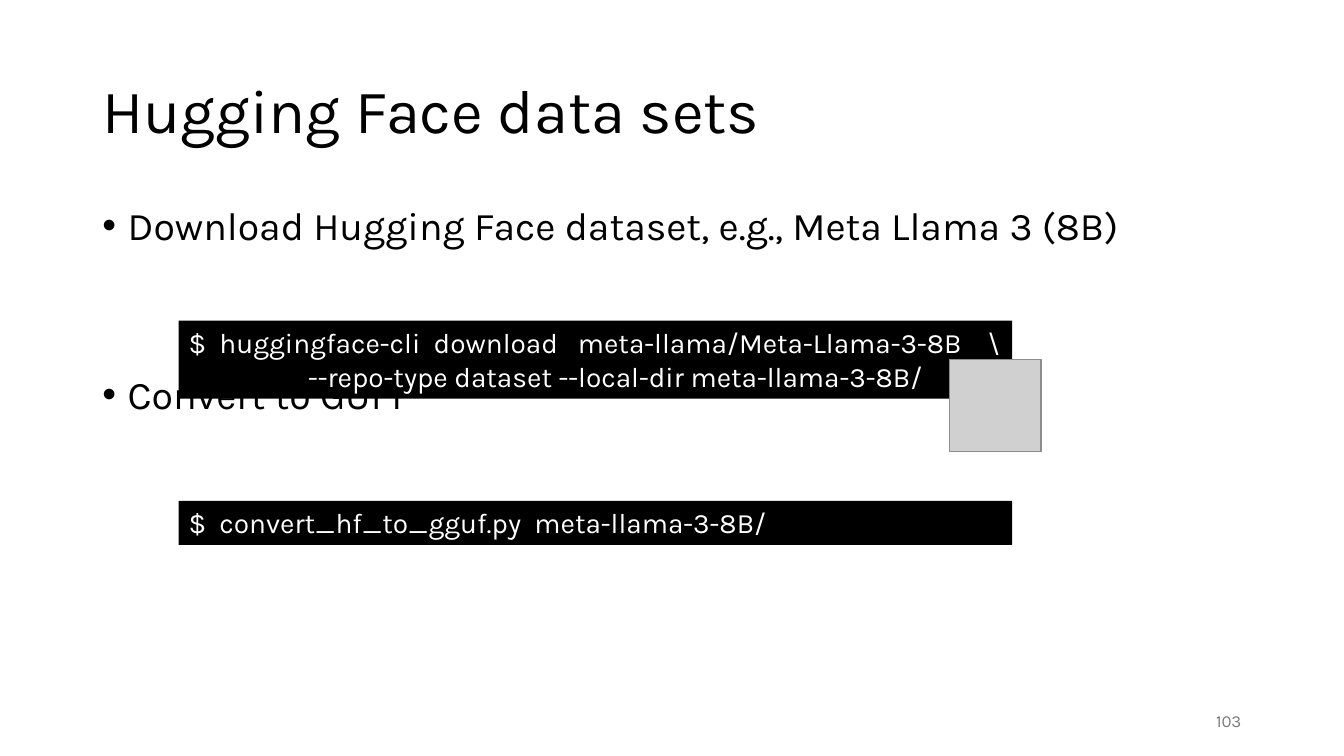
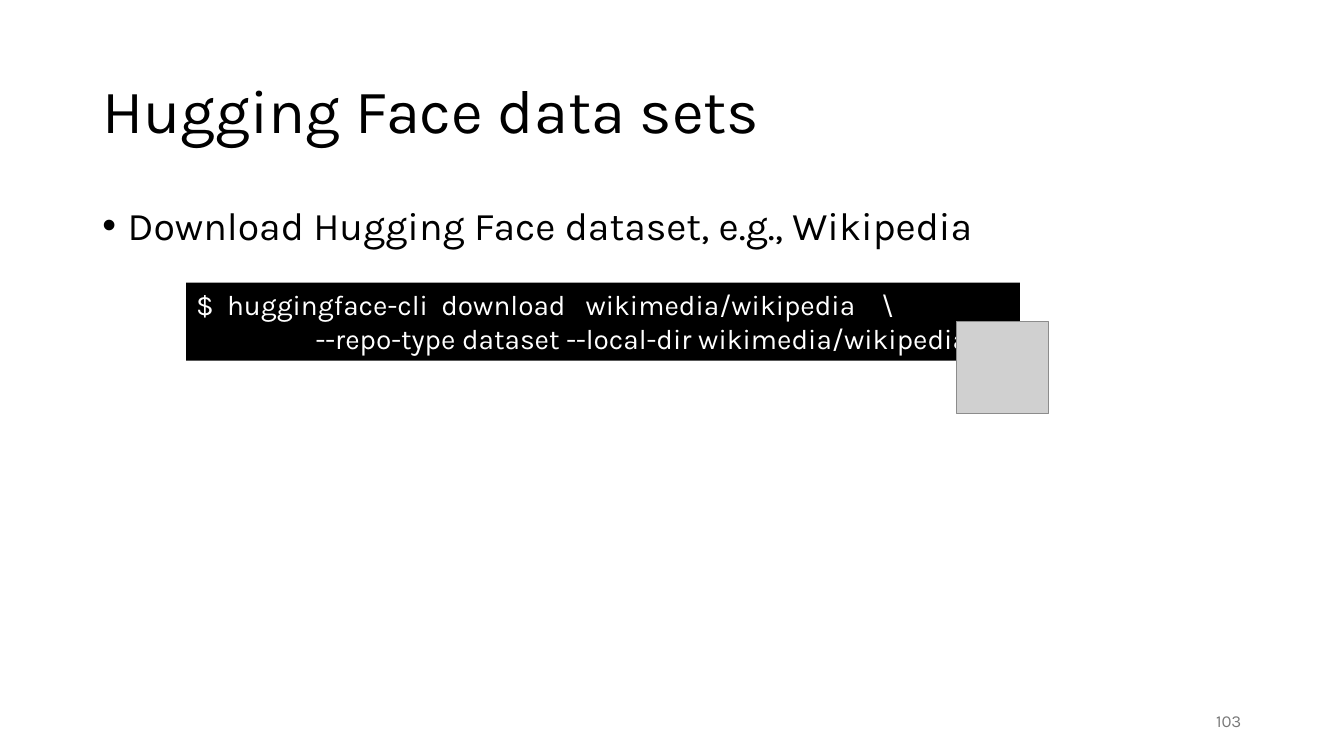
Before and after one commit to gjbex/Deploying-LLMs-locally, a slide deck: slide 103 of local_LLMs.pptx. Drawn at 1344x756 pixels with LibreOffice and Linux fonts; fonts in the diff are those of the drawing; grey boxes stand for pictures. Boxes give left, top, right and bottom in pixels: in the first picture for what was removed or moved away, otherwise in the second. Text is boxed around its words. In the diff, an @@ line names an element or a change of style, - is before the commit and + after.

```diff
--- a/local_LLMs.pptx
+++ b/local_LLMs.pptx
@@ text at [128,213,972,250]: text changed @@
-• Download Hugging Face dataset, e.g., Meta Llama 3 (8B)
-• Convert to GUFF
+• Download Hugging Face dataset, e.g., Wikipedia
@@ rectangle "$ huggingface-cli download wikimedia/wikipedia \": place and size @@
-rectangle "$ huggingface-cli download wikimedia/wikipedia \" at [178,321,1012,398]
+rectangle "$ huggingface-cli download wikimedia/wikipedia \" at [187,282,1020,360]
@@ text in rectangle at [227,294,980,356]: text changed @@
-$ huggingface-cli download meta-llama/Meta-Llama-3-8B \
---repo-type dataset --local-dir meta-llama-3-8B/
+$ huggingface-cli download wikimedia/wikipedia \
+--repo-type dataset --local-dir wikimedia/wikipedia/
@@ picture: place and size @@
-picture at [950,360,1042,452]
+picture at [957,322,1049,413]
@@ rectangle removed at [178,501,1012,545] @@
-$ convert_hf_to_gguf.py meta-llama-3-8B/
```
